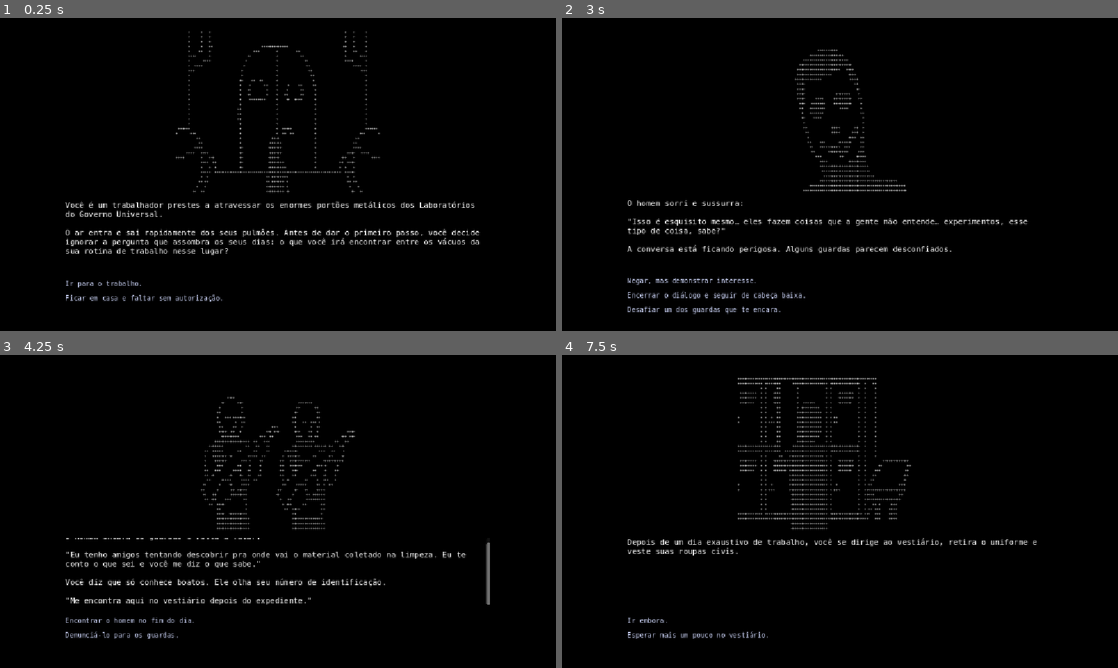
Above: before the commit, frames 1-4 (two rows, left to right).
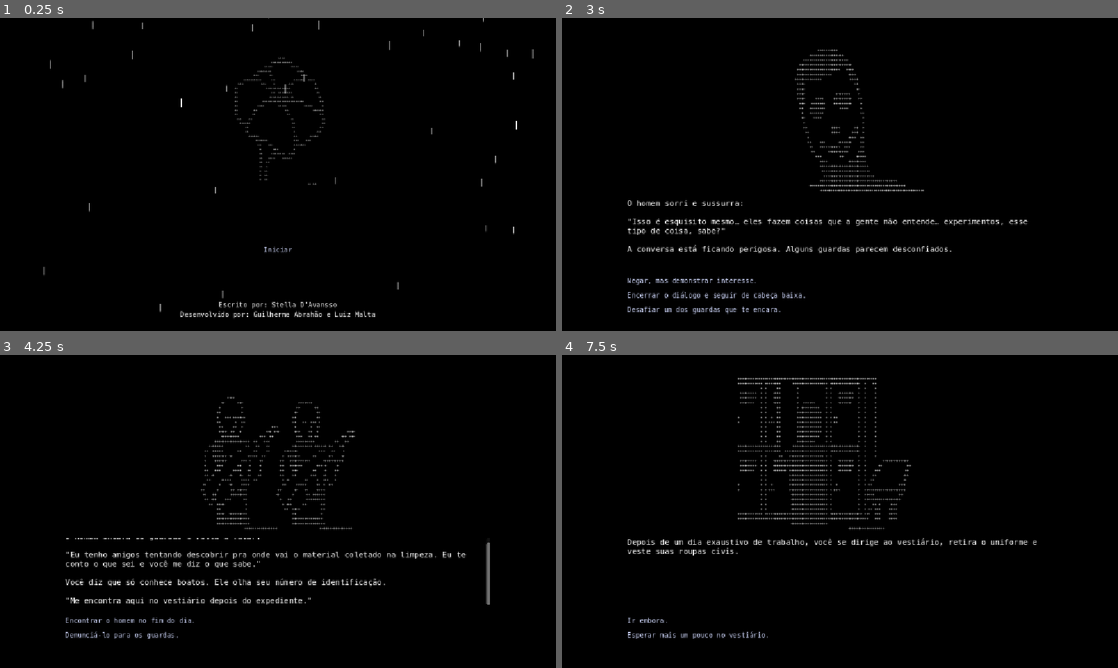
Above: after the commit, the same moments.

Repository: LeeryDig/sudario-de-onze-horas
Game: Godot game, scene res://GameUI.tscn
Two runs of this game, one before a commit and one after it. Both use one fixed random seed, a clock stepped at 60 frames per second and the inputs below.
Inputs (mouse positions are in pixels of both pictures, inside the frame that each line leads up to):
- Up to frame 1 (0.25 s): no input
- Up to frame 2 (3 s): click (840, 249) at 0.5 s, where only the run after the commit has a clickable "Iniciar"; click "Ir para o trabalho." at 1.25 s; click "Avançar" at 2 s; click "Rir e comentar que os exames …" at 2.75 s
- Up to frame 3 (4.25 s): click "Negar, mas demonstrar interes…" at 3.5 s
- Up to frame 4 (7.5 s): click "Denunciá-lo para os guardas." at 4.25 s; click "Seguir para a limpeza." at 5 s; click "Avançar" at 5.75 s; click "Mentir e dizer que não observ…" at 6.5 s; click "Tomar o comprimido e iniciar …" at 7.25 s

The runs differ from the first frame. In frame 1, 4.8% of the frame differs, in the area x 7-96%, y 0-96%; in frame 2, 0.1%; in frame 3, 0.1%; in frame 4, less than 0.1%.

Commit message:
Menu inicial e logica

Diff:
--- a/GameUI.gd
+++ b/GameUI.gd
@@ -4,11 +4,22 @@
 const ChoiceButtonScene: PackedScene = preload("res://ui/ChoiceButton.tscn")
 const ASCII_MIN_FONT_SIZE := 4
 const ASCII_MAX_FONT_SIZE := 11
+const MENU_ART_PATH := "res://art/14.txt"
+const RAIN_DROP_COUNT := 45
 
 @onready var art_area: Control = %ArtArea
 @onready var ascii_background: Label = %ASCIIBackground
+@onready var narrative_area: Control = %NarrativeArea
 @onready var game_text: RichTextLabel = %GameText
+@onready var choices_area: Control = %ChoicesArea
 @onready var choices_container: VBoxContainer = %ChoicesContainer
+@onready var menu_area: Control = %MenuArea
+@onready var main_menu: Control = %MainMenu
+@onready var options_menu: Control = %OptionsMenu
+@onready var rain_layer: Control = %RainLayer
+@onready var start_button: Button = %StartButton
+@onready var options_button: Button = %OptionsButton
+@onready var back_button: Button = %BackButton
 
 var story: Dictionary = Story.get_story()
 var current_node_id := "1"
@@ -17,7 +28,35 @@
 func _ready() -> void:
 	randomize()
 	resized.connect(queue_ascii_art_fit)
+	start_button.pressed.connect(start_game)
+	options_button.pressed.connect(show_options)
+	back_button.pressed.connect(show_main_menu)
+	create_rain.call_deferred()
+	render_art(MENU_ART_PATH)
+	show_main_menu()
+
+func show_main_menu() -> void:
+	menu_area.show()
+	main_menu.show()
+	options_menu.hide()
+	narrative_area.hide()
+	choices_area.hide()
+	rain_layer.show()
+
+func show_options() -> void:
+	main_menu.hide()
+	options_menu.show()
+
+func start_game() -> void:
+	menu_area.hide()
+	rain_layer.hide()
+	narrative_area.show()
+	choices_area.show()
 	show_node("1")
+
+func return_to_main_menu() -> void:
+	show_main_menu()
+	render_art(MENU_ART_PATH)
 
 func show_node(node_id: String) -> void:
 	current_node_id = node_id
@@ -45,26 +84,32 @@
 		)
 		return
 
+	if node.has("ending"):
+		add_choice_button("Voltar ao menu inicial", return_to_main_menu)
+		return
+
 	for choice in node.get("choices", []):
 		add_choice_button(choice["label"], func() -> void:
 			handle_choice(choice)
 		)
 
 func render_background_art(node: Dictionary) -> void:
-	ascii_background.text = ""
-
 	var art_pages: Array = node.get("art", [])
 	if art_pages.is_empty():
+		ascii_background.text = ""
 		return
 
 	var art_index := mini(current_page, art_pages.size() - 1)
-	var art_path := str(art_pages[art_index])
-	if not art_path.is_empty() and FileAccess.file_exists(art_path):
-		var art_text := FileAccess.get_file_as_string(art_path)
-		while art_text.ends_with("\n") or art_text.ends_with("\r"):
-			art_text = art_text.substr(0, art_text.length() - 1)
-		ascii_background.text = art_text
-		queue_ascii_art_fit()
+	render_art(str(art_pages[art_index]))
+
+func render_art(art_path: String) -> void:
+	ascii_background.text = ""
+	if art_path.is_empty() or not FileAccess.file_exists(art_path):
+		return
+
+	var art_text := FileAccess.get_file_as_string(art_path).strip_edges(false, true)
+	ascii_background.text = art_text
+	queue_ascii_art_fit()
 
 func queue_ascii_art_fit() -> void:
 	_fit_ascii_art.call_deferred()
@@ -92,6 +137,31 @@
 
 	ascii_background.add_theme_font_size_override("font_size", selected_size)
 
+func create_rain() -> void:
+	for _index in RAIN_DROP_COUNT:
+		var drop := Label.new()
+		drop.text = "|"
+		drop.position = Vector2(
+			randf_range(0.0, maxf(rain_layer.size.x - 10.0, 0.0)),
+			randf_range(-rain_layer.size.y, rain_layer.size.y)
+		)
+		drop.add_theme_color_override("font_color", Color.WHITE)
+		drop.add_theme_font_size_override("font_size", randi_range(12, 18))
+		drop.set_meta("speed", randf_range(700.0, 800.0))
+		rain_layer.add_child(drop)
+
+func _process(delta: float) -> void:
+	if not rain_layer.visible:
+		return
+
+	for drop in rain_layer.get_children():
+		drop.position.y += float(drop.get_meta("speed")) * delta
+		if drop.position.y > rain_layer.size.y:
+			drop.position = Vector2(
+				randf_range(0.0, maxf(rain_layer.size.x - 10.0, 0.0)),
+				randf_range(-100.0, 0.0)
+			)
+
 func handle_choice(choice: Dictionary) -> void:
 	if choice.has("random_next"):
 		var options: Array = choice["random_next"]
--- a/GameUI.tscn
+++ b/GameUI.tscn
@@ -26,6 +26,17 @@
 grow_vertical = 2
 mouse_filter = 2
 color = Color(0, 0, 0, 1)
+
+[node name="RainLayer" type="Control" parent="."]
+unique_name_in_owner = true
+clip_contents = true
+layout_mode = 1
+anchors_preset = 15
+anchor_right = 1.0
+anchor_bottom = 1.0
+grow_horizontal = 2
+grow_vertical = 2
+mouse_filter = 2
 
 [node name="MainMargin" type="MarginContainer" parent="."]
 layout_mode = 1
@@ -63,7 +74,76 @@
 vertical_alignment = 1
 clip_text = true
 
+[node name="MenuArea" type="MarginContainer" parent="MainMargin/MainLayout"]
+unique_name_in_owner = true
+layout_mode = 2
+size_flags_vertical = 3
+size_flags_stretch_ratio = 5.0
+theme_override_constants/margin_left = 20
+theme_override_constants/margin_top = 5
+theme_override_constants/margin_right = 20
+theme_override_constants/margin_bottom = 5
+
+[node name="MenuLayout" type="VBoxContainer" parent="MainMargin/MainLayout/MenuArea"]
+layout_mode = 2
+
+[node name="TopSpacer" type="Control" parent="MainMargin/MainLayout/MenuArea/MenuLayout"]
+layout_mode = 2
+size_flags_vertical = 3
+mouse_filter = 2
+
+[node name="MainMenu" type="VBoxContainer" parent="MainMargin/MainLayout/MenuArea/MenuLayout"]
+unique_name_in_owner = true
+layout_mode = 2
+theme_override_constants/separation = 8
+
+[node name="StartButton" parent="MainMargin/MainLayout/MenuArea/MenuLayout/MainMenu" instance=ExtResource("3_choice_button")]
+unique_name_in_owner = true
+layout_mode = 2
+text = "Iniciar"
+alignment = 1
+
+[node name="OptionsButton" parent="MainMargin/MainLayout/MenuArea/MenuLayout/MainMenu" instance=ExtResource("3_choice_button")]
+unique_name_in_owner = true
+visible = false
+layout_mode = 2
+text = "Opções"
+alignment = 1
+
+[node name="OptionsMenu" type="VBoxContainer" parent="MainMargin/MainLayout/MenuArea/MenuLayout"]
+unique_name_in_owner = true
+visible = false
+layout_mode = 2
+theme_override_constants/separation = 8
+
+[node name="OptionsTitle" type="Label" parent="MainMargin/MainLayout/MenuArea/MenuLayout/OptionsMenu"]
+layout_mode = 2
+theme_override_font_sizes/font_size = 16
+text = "Opções"
+horizontal_alignment = 1
+
+[node name="BackButton" parent="MainMargin/MainLayout/MenuArea/MenuLayout/OptionsMenu" instance=ExtResource("3_choice_button")]
+unique_name_in_owner = true
+layout_mode = 2
+text = "Voltar"
+alignment = 1
+
+[node name="BottomSpacer" type="Control" parent="MainMargin/MainLayout/MenuArea/MenuLayout"]
+layout_mode = 2
+size_flags_vertical = 3
+mouse_filter = 2
+
+[node name="Credits" type="Label" parent="MainMargin/MainLayout/MenuArea/MenuLayout"]
+layout_mode = 2
+theme_override_font_sizes/font_size = 14
+text = "Escrito por: Stella D'Avansso
+Desenvolvido por: Guilherme Abrahão e Luiz Malta"
+horizontal_alignment = 1
+autowrap_mode = 2
+
 [node name="NarrativeArea" type="MarginContainer" parent="MainMargin/MainLayout"]
+unique_name_in_owner = true
+visible = false
 layout_mode = 2
 size_flags_vertical = 3
 size_flags_stretch_ratio = 3.0
@@ -84,6 +164,8 @@
 scroll_following = true
 
 [node name="ChoicesArea" type="MarginContainer" parent="MainMargin/MainLayout"]
+unique_name_in_owner = true
+visible = false
 layout_mode = 2
 size_flags_vertical = 3
 size_flags_stretch_ratio = 2.0
